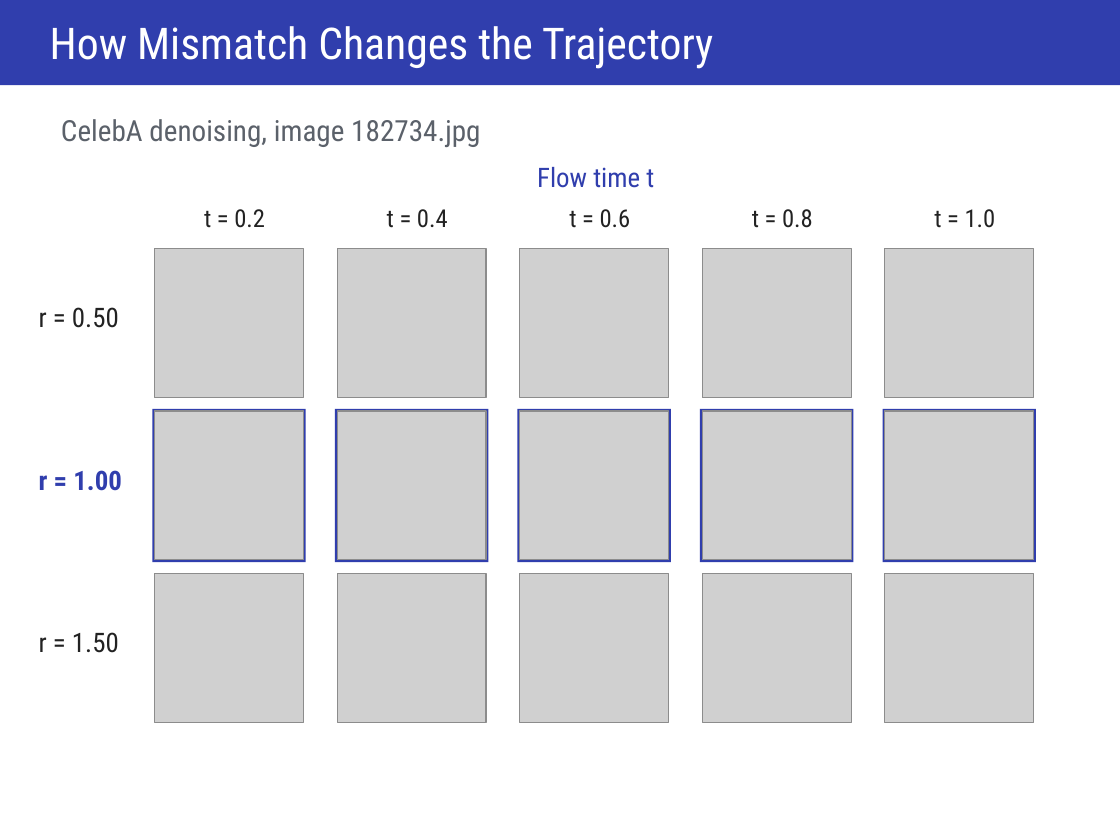
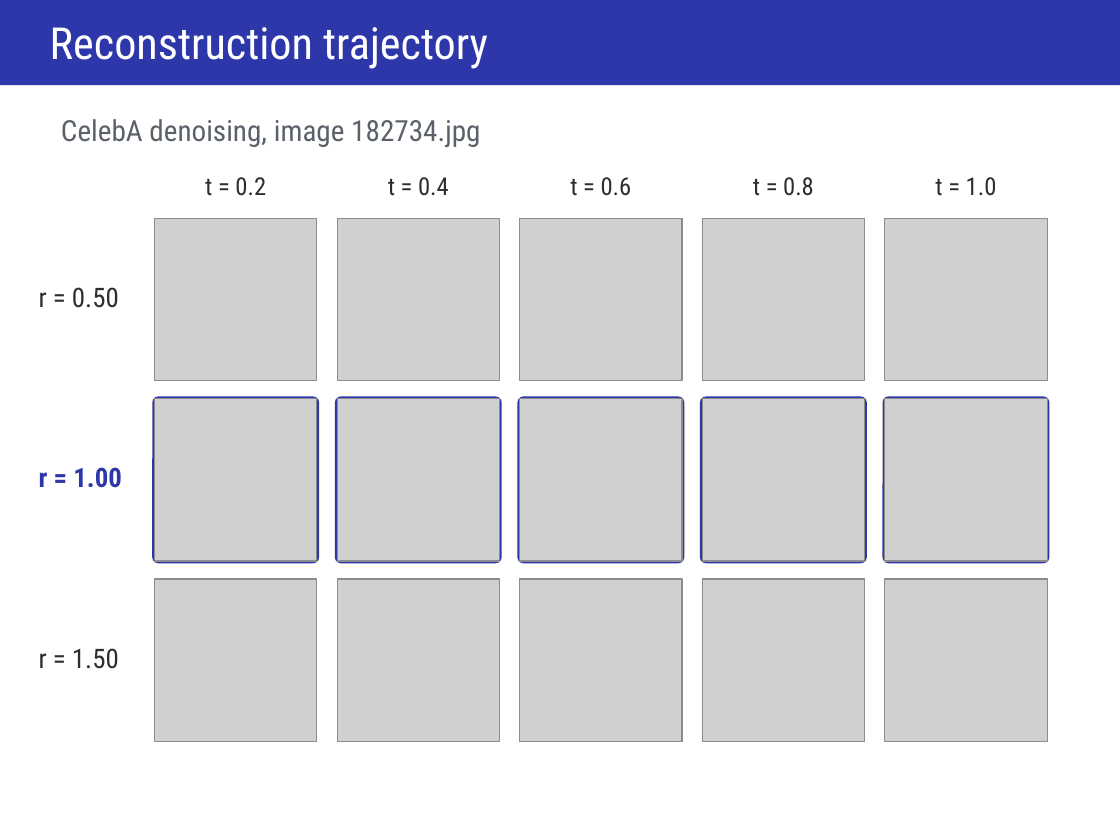
Before and after one commit to ItayShorian07/Diffusion--flower-project, a slide deck: slide 16 of artifacts/presentation/FLOWER- Presentation.pptx. Drawn at 1120x840 pixels with LibreOffice and Linux fonts; fonts in the diff are those of the drawing; grey boxes stand for pictures. Boxes give left, top, right and bottom in pixels: in the first picture for what was removed or moved away, otherwise in the second. Text is boxed around its words. In the diff, an @@ line names an element or a change of style, - is before the commit and + after.

```diff
--- a/artifacts/presentation/FLOWER- Presentation.pptx
+++ b/artifacts/presentation/FLOWER- Presentation.pptx
@@ rectangle at [0,0,1120,85]: fill #303EAD to #2D37AA @@
@@ text at [50,27,488,69]: text changed; size 29.2 to 29.6 pt @@
-How Mismatch Changes the Trajectory
+Reconstruction trajectory
@@ text removed at [537,167,654,188] @@
-Flow time t
@@ text colour #222222 to #2D2D2D in 7 elements at [39,648,119,669], [39,287,119,308], [935,177,997,196], [570,177,632,196], [205,177,266,196], [388,177,449,196], [753,177,814,196] @@
@@ 5 texts: place and size @@
-5 texts at [204,209,996,228]
+5 texts at [205,177,997,196]
@@ picture: place and size @@
-picture at [155,248,304,398]
+picture at [155,218,317,380]
@@ picture: place and size @@
-picture at [338,248,487,398]
+picture at [338,218,500,380]
@@ picture: place and size @@
-picture at [519,248,669,398]
+picture at [519,218,681,380]
@@ picture: place and size @@
-picture at [702,248,851,398]
+picture at [702,218,864,380]
@@ picture: place and size @@
-picture at [885,248,1034,398]
+picture at [885,218,1047,380]
@@ text "r = 0.50": place and size @@
-text "r = 0.50" at [39,307,119,328]
+text "r = 0.50" at [39,287,119,308]
@@ rounded rectangle: place and size @@
-rounded rectangle at [153,408,306,562]
+rounded rectangle at [153,397,319,563]
@@ picture: place and size @@
-picture at [155,411,304,560]
+picture at [155,399,317,561]
@@ rounded rectangle: place and size @@
-rounded rectangle at [334,408,488,562]
+rounded rectangle at [334,397,501,563]
@@ picture: place and size @@
-picture at [338,411,487,560]
+picture at [338,399,500,561]
@@ rounded rectangle: place and size @@
-rounded rectangle at [517,408,671,562]
+rounded rectangle at [517,397,684,563]
@@ picture: place and size @@
-picture at [519,411,669,560]
+picture at [519,399,681,561]
@@ rounded rectangle: place and size @@
-rounded rectangle at [700,408,853,562]
+rounded rectangle at [700,397,866,563]
@@ picture: place and size @@
-picture at [702,411,851,560]
+picture at [702,399,864,561]
@@ rectangle to rounded rectangle; fill #303EAD to #2D37AA in 5 elements at [153,397,319,563], [334,397,501,563], [517,397,684,563], [700,397,866,563], [882,397,1049,563] @@
@@ rounded rectangle: place and size @@
-rounded rectangle at [882,408,1036,562]
+rounded rectangle at [882,397,1049,563]
@@ picture: place and size @@
-picture at [885,411,1034,560]
+picture at [885,399,1047,561]
@@ text "r = 1.00" at [39,467,122,488]: text colour #303EAD to #2D37AA @@
@@ picture: place and size @@
-picture at [155,573,304,722]
+picture at [155,579,317,742]
@@ picture: place and size @@
-picture at [338,573,487,722]
+picture at [338,579,500,742]
@@ picture: place and size @@
-picture at [519,573,669,722]
+picture at [519,579,681,742]
@@ picture: place and size @@
-picture at [702,573,851,722]
+picture at [702,579,864,742]
@@ picture: place and size @@
-picture at [885,573,1034,722]
+picture at [885,579,1047,742]
@@ text "r = 1.50": place and size @@
-text "r = 1.50" at [39,632,119,653]
+text "r = 1.50" at [39,648,119,669]
```
Also in this commit, not shown: 19 other slides changed, 2 other files.
